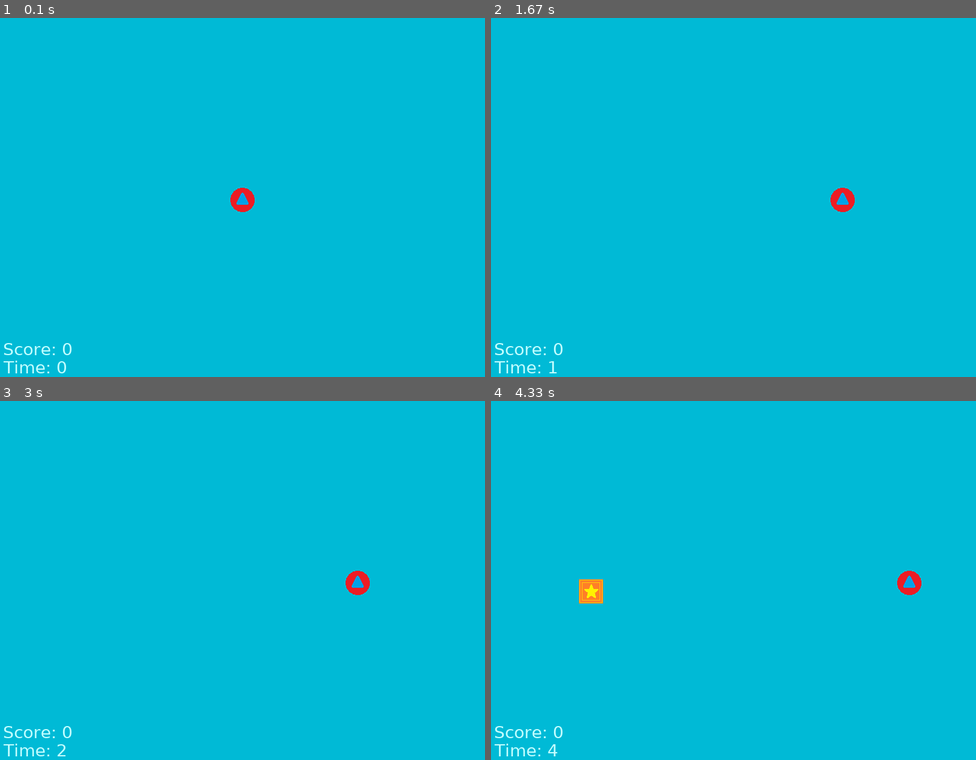
Above: before the commit, frames 1-4 (two rows, left to right).
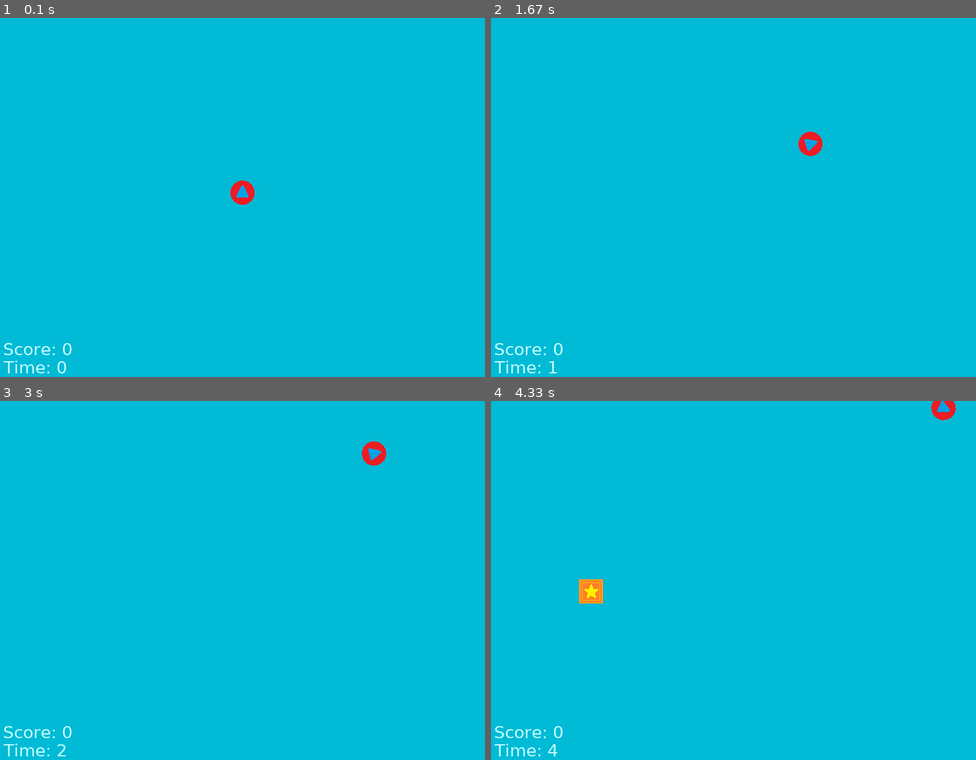
Above: after the commit, the same moments.

Repository: Swidnixx/Wstep-Pygame
Game: pygame game, started from main.py
Two runs of this game, one before a commit and one after it. Both use one fixed random seed, a clock stepped at 60 frames per second and the inputs below.
Inputs:
- Up to frame 1 (0.1 s): no input
- Up to frame 2 (1.67 s): hold D 0.33-0.8 s; hold D 0.83-1.3 s; hold A from 1.33 s (still down)
- Up to frame 3 (3 s): release A at 1.87 s; hold A 1.9-2.3 s; hold D 2.33-2.97 s
- Up to frame 4 (4.33 s): hold A 3-3.47 s; hold D 3.5-3.97 s; hold D from 4 s (still down)

The runs differ from the first frame. In frame 1, 0.3% of the frame differs, in the area x 47-53%, y 45-55%; in frame 2, 0.4%; in frame 3, 0.4%, in the area x 71-80%, y 11-55%; in frame 4, 0.4%.

Commit message:
Zmienione sterowanie (wadliwe)

Diff:
--- a/player.py
+++ b/player.py
@@ -2,23 +2,36 @@
 from pygame import Vector2
 
 class Player:
-    def __init__(self, x, y, speed = 5):
-        self.img = pygame.image.load("grafiki/player.png")
-        self.img.set_colorkey((0,0,0))
+    def __init__(self, x, y, speed = 2):
+        self.origin = pygame.image.load("grafiki/player.png")
+        self.origin.set_colorkey((0,0,0))
+        self.img = self.origin.copy()
         self.rect = self.img.get_rect(center=(x, y))
         self.speed = speed
+        self.angle = 0
 
     def update(self, keys):
         move = Vector2(0, 0)
-        if keys[pygame.K_w]:
-            move.y = -1
-        if keys[pygame.K_s]:
-            move.y = 1
+        forward = Vector2(0, -1)
+        Vector2.rotate_ip(forward, -self.angle)
+        # if keys[pygame.K_w]:
+        #     #move.y = -1
+
+        # if keys[pygame.K_s]:
+        #     #move.y = 1
         if keys[pygame.K_d]:
-            move.x = 1
+            #move.x = 1
+            self.angle -= 2
         if keys[pygame.K_a]:
-            move.x = -1
+            #move.x = -1
+            self.angle += 2
 
         if move.length_squared() > 0:
             Vector2.normalize_ip(move)
-        self.rect.center += move * self.speed
+        self.rect.center += forward * self.speed
+
+        #self.angle += 2
+        center = self.rect.center
+        self.img = pygame.transform.rotate(self.origin, self.angle)
+        self.rect = self.img.get_rect(center = center)
+        #self.rect.center = center
